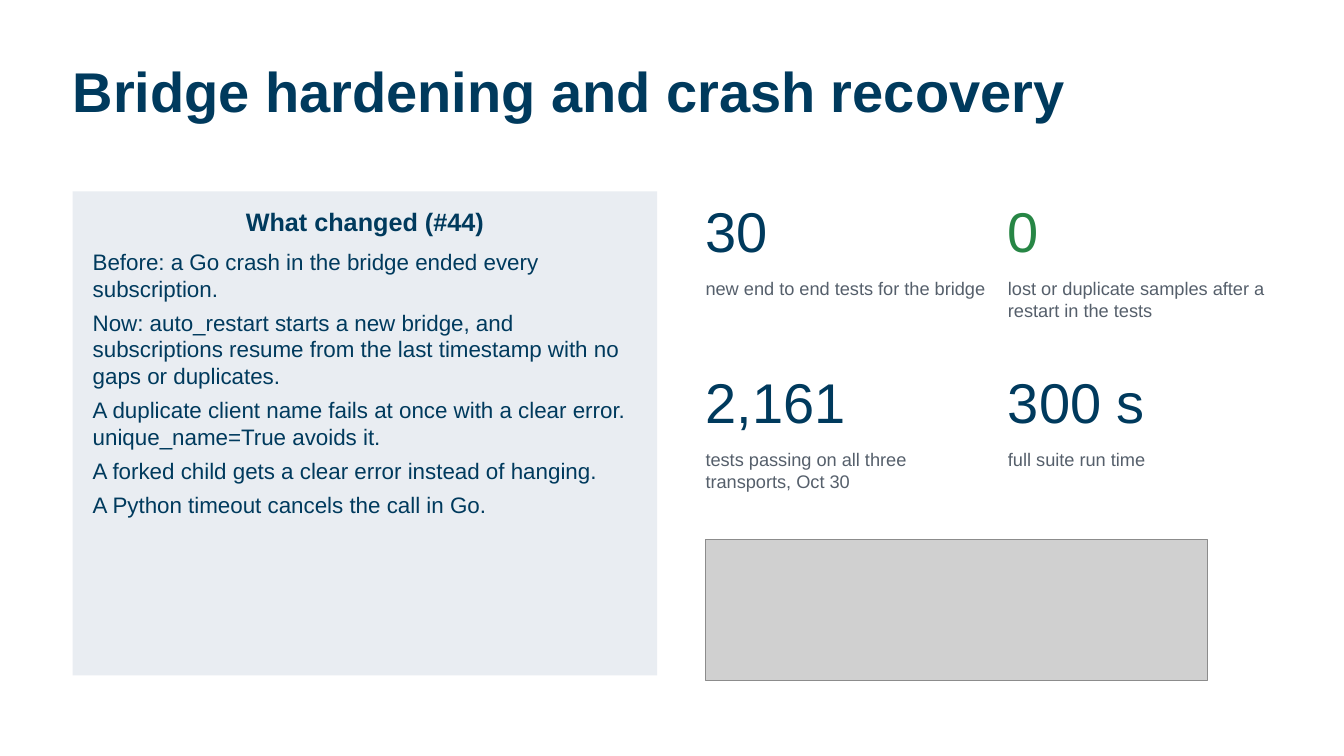
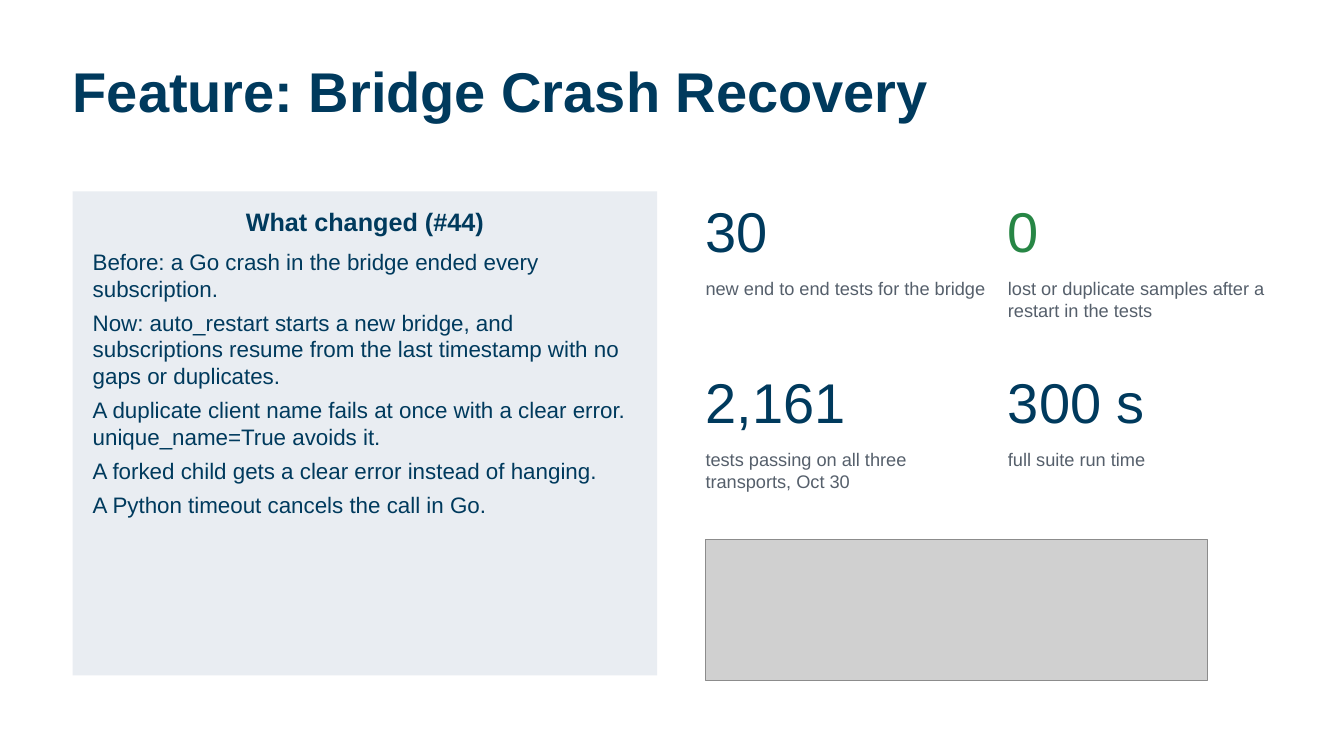
Before and after one commit to calebh13/sel-blueframe-sdk, a slide deck: slide 5 of Sprints/Sprint_5/Sprint 5 Presentation.pptx. Drawn at 1344x756 pixels with LibreOffice and Linux fonts; fonts in the diff are those of the drawing; grey boxes stand for pictures. Boxes give left, top, right and bottom in pixels: in the first picture for what was removed or moved away, otherwise in the second. Text is boxed around its words. In the diff, an @@ line names an element or a change of style, - is before the commit and + after.

```diff
--- a/Sprints/Sprint_5/Sprint 5 Presentation.pptx
+++ b/Sprints/Sprint_5/Sprint 5 Presentation.pptx
@@ title at (73, 71, 928, 122): text changed @@
-Bridge hardening and crash recovery
+Feature: Bridge Crash Recovery
```
Also in this commit, not shown: 14 other slides changed, 1 other file.
